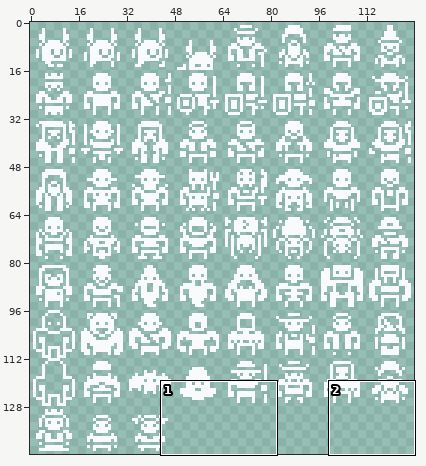
Two versions of one pixel-art file, resources/Characters.aseprite. The first picture is a wide view before the edit; the outline marks the close-up.
Close-up. Before the edit:
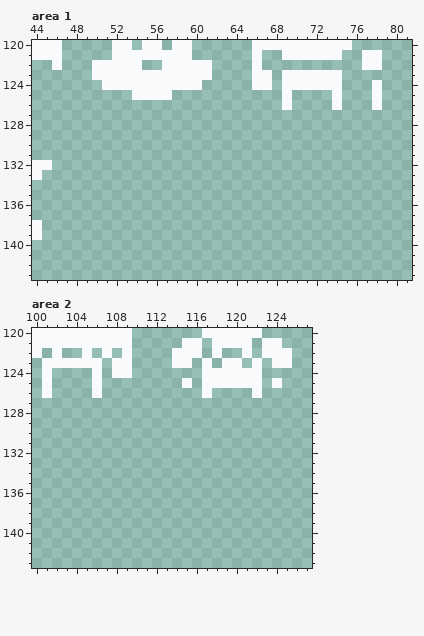
128x144 pixels, 1 frame. Shown: area 1: x 44..81, y 120..143; area 2: x 100..127, y 120..143.
Now the later version:
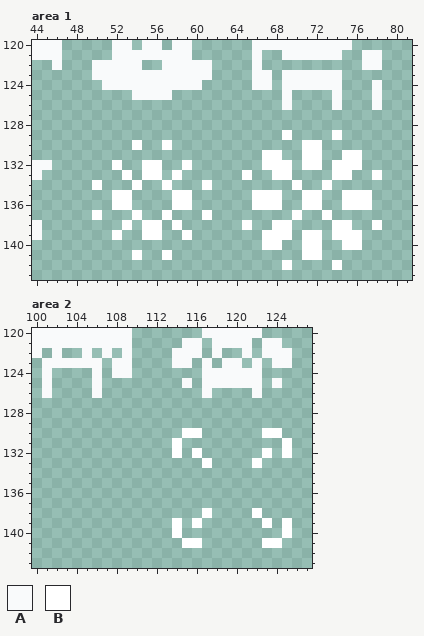
Palette (. is transparent): A #f9fafb  B #ffffff
From old to new:
--- area 1
@@ x 44..81 @@
 128 ......................................
-129 ......................................
-130 ......................................
-131 ......................................
-132 AA....................................
-133 A.....................................
-134 ......................................
-135 ......................................
-136 ......................................
-137 ......................................
-138 A.....................................
-139 A.....................................
-140 ......................................
-141 ......................................
-142 ......................................
+129 .........................B....B.......
+130 ..........B..B.............BB.........
+131 .......................BB..BB..BB.....
+132 AA......B..BB..B.......BBB.BB.BBB.....
+133 A........B.BB.B......B..BB....BB..B...
+134 ......B...B..B...B........B..B........
+135 ........BB....BB......BBB..BB..BBB....
+136 ........BB....BB......BBB..BB..BBB....
+137 ......B...B..B...B........B..B........
+138 A........B.BB.B......B..BB....BB..B...
+139 A.......B..BB..B.......BBB.BB.BBB.....
+140 .......................BB..BB..BB.....
+141 ..........B..B.............BB.........
+142 .........................B....B.......
 143 ......................................
--- area 2
@@ x 112..127 @@
 129 ................
-130 ................
-131 ................
-132 ................
-133 ................
+130 ...BB......BB...
+131 ..B..........B..
+132 ..B.B......B.B..
+133 .....B....B.....
 134 ................
@@ x 112..127 @@
 137 ................
-138 ................
-139 ................
-140 ................
-141 ................
+138 .....B....B.....
+139 ..B.B......B.B..
+140 ..B..........B..
+141 ...BB......BB...
 142 ................
Pixel boxes of the changes (left, top, right, bottom) in both close-ups:
added: (242, 130, 382, 270)
added: (92, 140, 212, 260)
added: (172, 428, 212, 468)
added: (252, 428, 292, 468)
added: (172, 508, 212, 548)
added: (252, 508, 292, 548)
